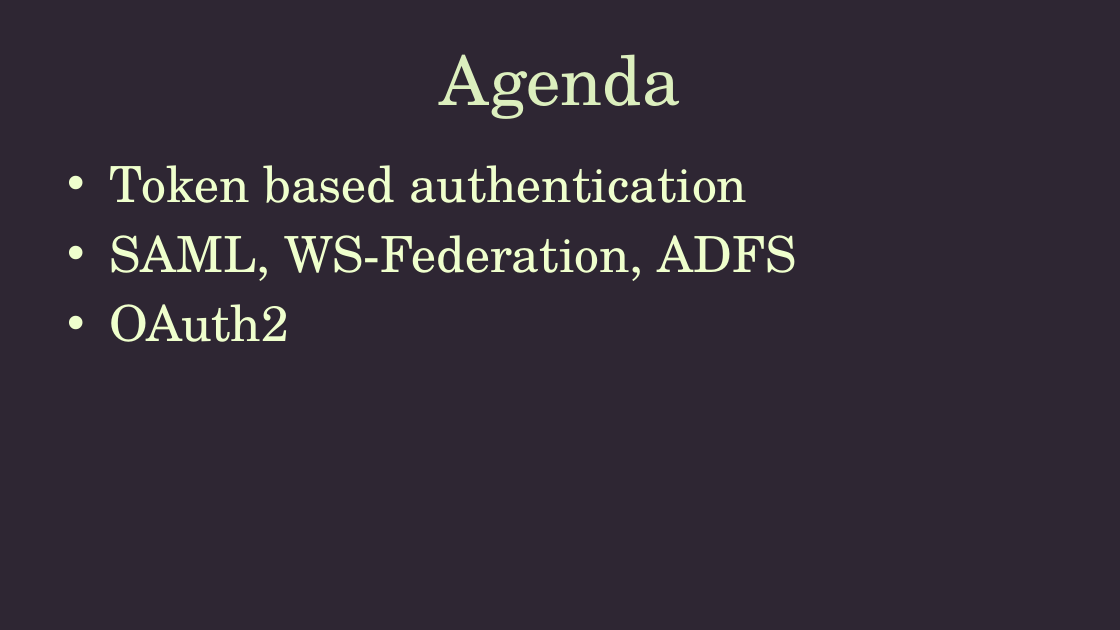
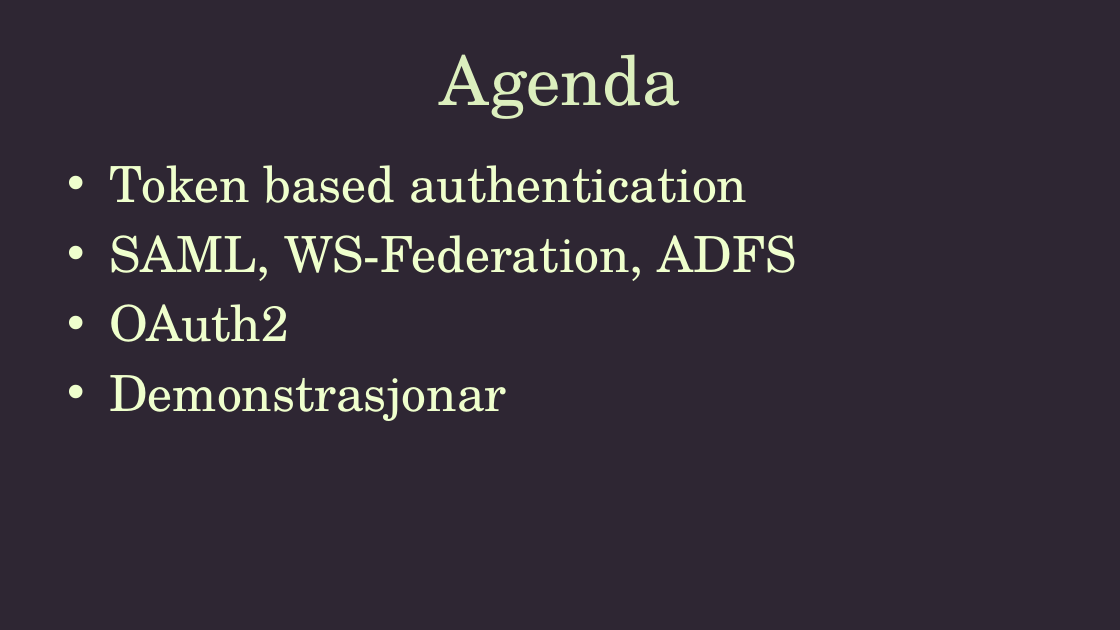
Before and after one commit to torhovland/passord, a slide deck: slide 4 of La andre ta risikoen med å handtere passord.pptx. Drawn at 1120x630 pixels with LibreOffice and Linux fonts; fonts in the diff are those of the drawing. Boxes give left, top, right and bottom in pixels: in the first picture for what was removed or moved away, otherwise in the second. Text is boxed around its words. In the diff, an @@ line names an element or a change of style, - is before the commit and + after.

```diff
--- a/La andre ta risikoen med å handtere passord.pptx
+++ b/La andre ta risikoen med å handtere passord.pptx
@@ text at box(109, 375, 507, 421): paragraph added @@
+• Demonstrasjonar
```
Also in this commit, not shown: 1 slide added.
